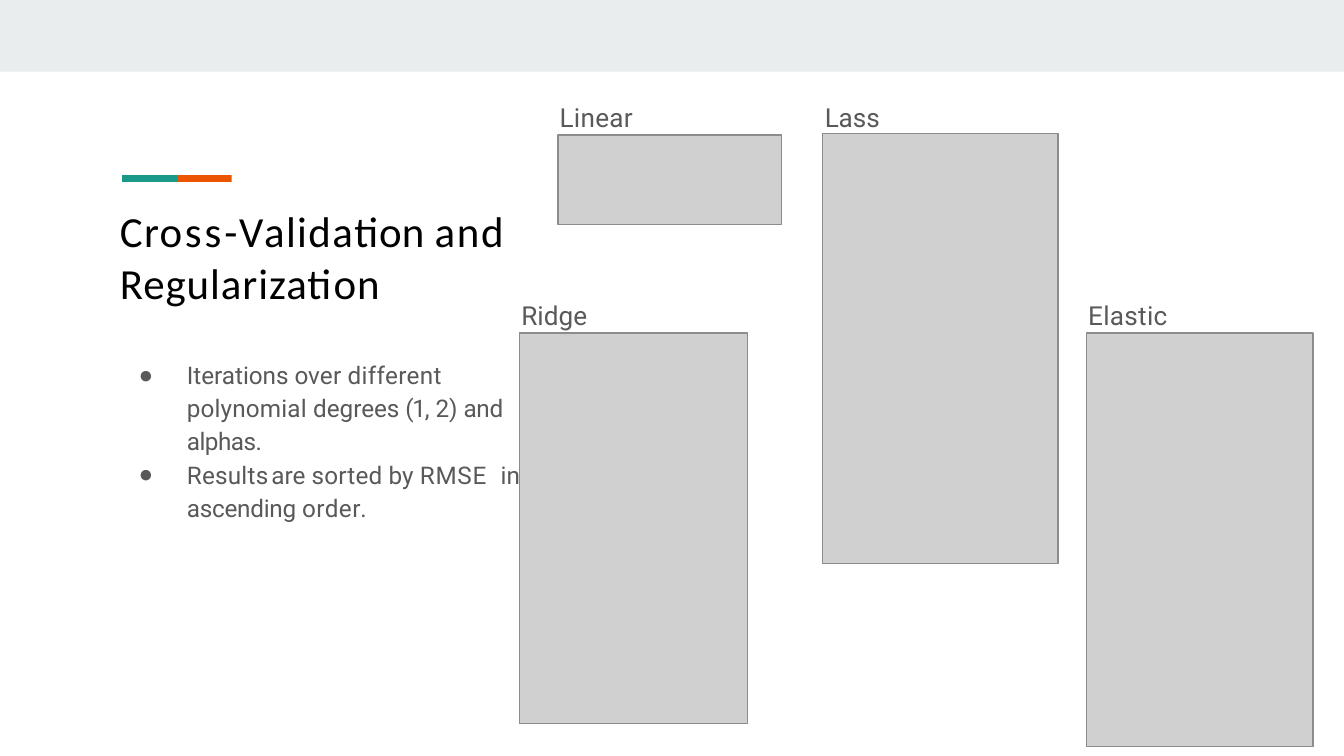
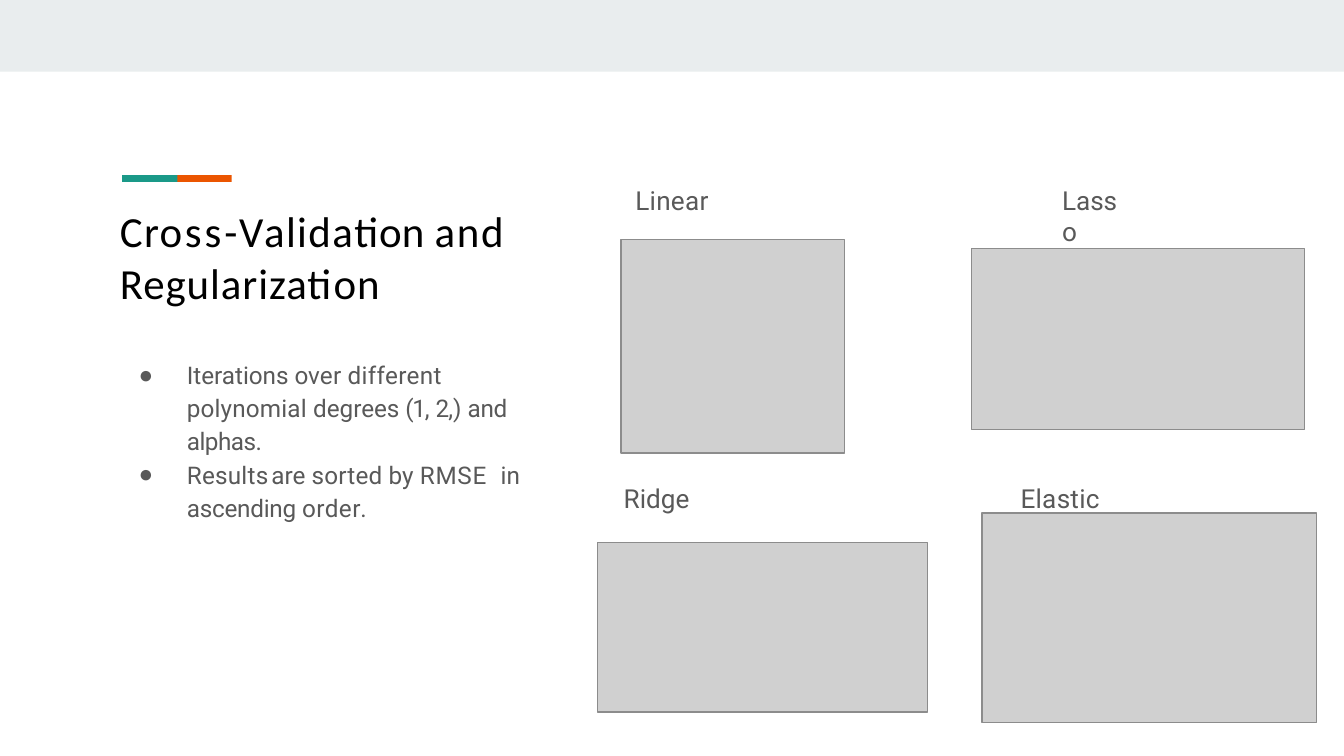
Before and after one commit to moqa19/IBM-Machine-Learning, a slide deck: slide 14 of Project-2-Report.pptx. Drawn at 1344x756 pixels with LibreOffice and Linux fonts; fonts in the diff are those of the drawing; grey boxes stand for pictures. Boxes give left, top, right and bottom in pixels: in the first picture for what was removed or moved away, otherwise in the second. Text is boxed around its words. In the diff, an @@ line names an element or a change of style, - is before the commit and + after.

```diff
--- a/Project-2-Report.pptx
+++ b/Project-2-Report.pptx
@@ picture removed at box(558, 134, 782, 224) @@
@@ picture removed at box(823, 134, 1058, 564) @@
@@ title "Linear": place and size @@
-title "Linear" at box(560, 108, 633, 127)
+title "Linear" at box(635, 191, 708, 210)
@@ text "Lasso": place and size @@
-text "Lasso" at box(823, 99, 890, 134)
+text "Lasso" at box(1060, 181, 1128, 216)
@@ picture added at box(621, 239, 844, 453) @@
@@ picture added at box(972, 249, 1305, 430) @@
@@ picture removed at box(520, 333, 749, 724) @@
@@ picture removed at box(1086, 333, 1313, 747) @@
@@ text at box(187, 365, 508, 455): text changed @@
-● Iterations over different polynomial degrees (1, 2) and alphas.
+● Iterations over different polynomial degrees (1, 2,) and alphas.
@@ text "Ridge": place and size @@
-text "Ridge" at box(521, 305, 587, 331)
+text "Ridge" at box(624, 488, 690, 514)
@@ text "Elastic Net" rewrapped from box(1088, 305, 1167, 334) to box(1021, 488, 1100, 547) @@
@@ picture added at box(982, 513, 1317, 723) @@
@@ picture added at box(597, 543, 927, 712) @@
```
Also in this commit, not shown: 8 other slides changed, 2 slides added, 1 other file.
